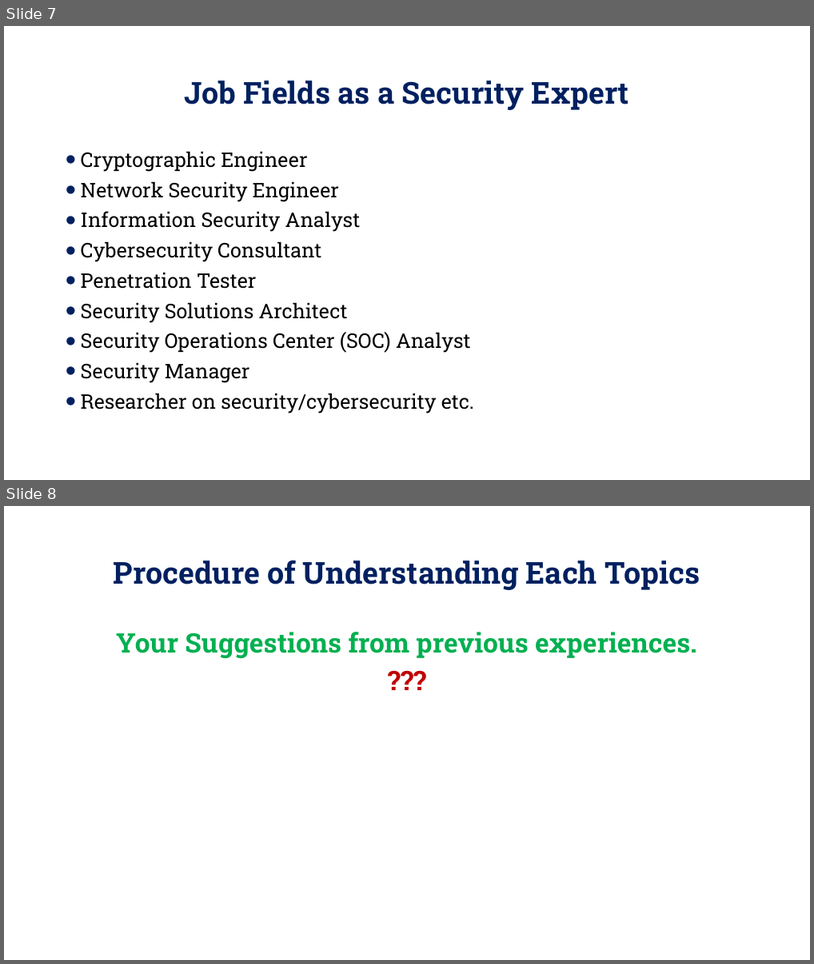
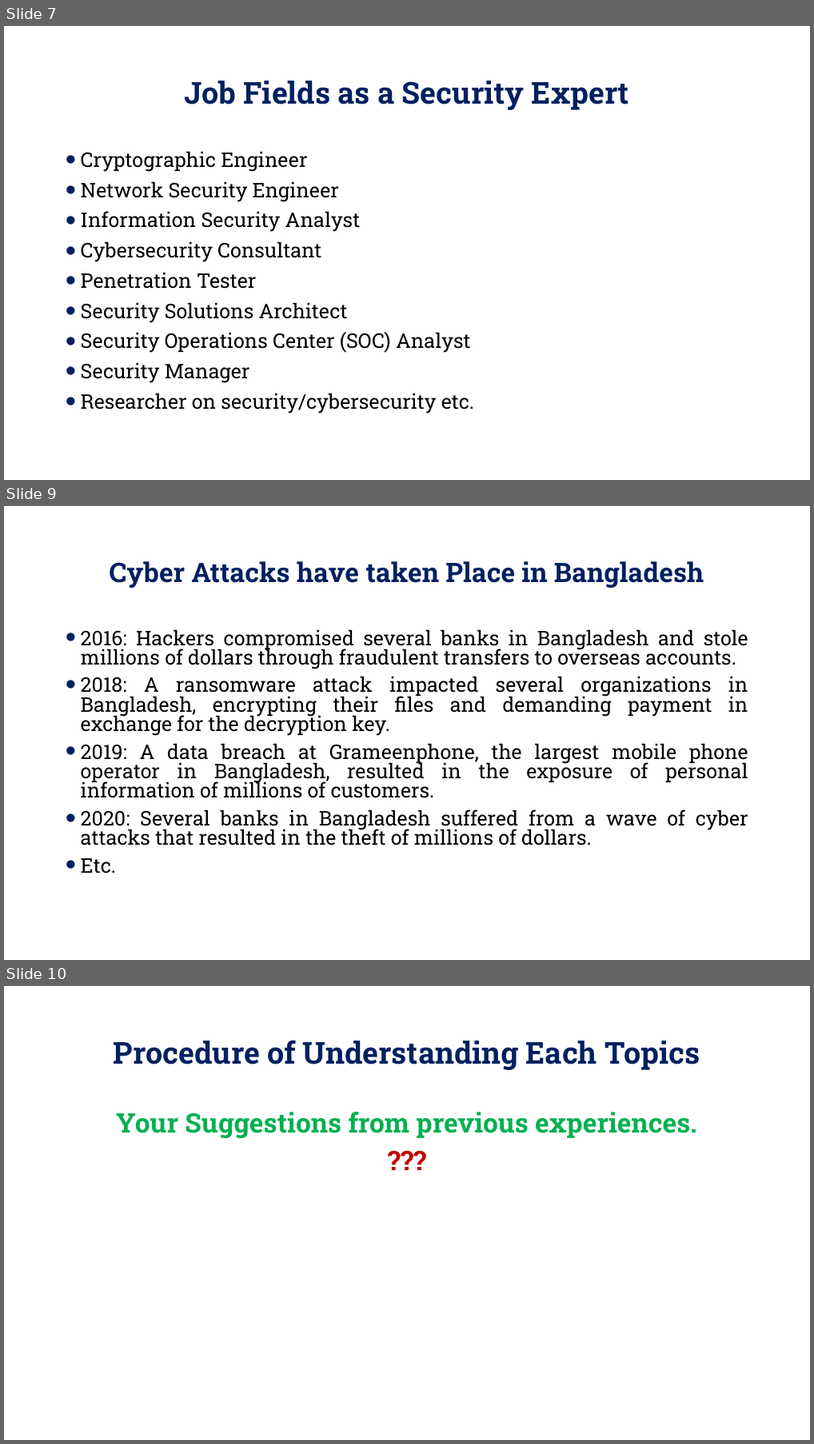
Before and after one commit to Alamgir-JUST/Lecture-Slides, a slide deck: Cryptography and Network Security/0. The beginning of the beginning.pptx. Shown one above the other, each under a label of ours: slides 7 and 8 before the commit, slides 7, 9 and 10 after it; the slides between them are not shown. The pictures are 814x964 and 814x1444 pixels, drawn with LibreOffice and Linux fonts; fonts in the diff are those of the drawing; background and template pictures are left out. Boxes give left, top, right and bottom in pixels: in the first picture for what was removed or moved away, otherwise in the second. Text is boxed around its words. In the diff, an @@ line names an element or a change of style, - is before the commit and + after.

```diff
--- a/Cryptography and Network Security/0. The beginning of the beginning.pptx
+++ b/Cryptography and Network Security/0. The beginning of the beginning.pptx
@@ slide 9 added at (4,506,810,960), background picture (left out) @@
@@ title added at (110,561,704,588), 32 pt, text #002060, bold @@
+Cyber Attacks have taken Place in Bangladesh
@@ text added at (81,629,749,873), 24 pt, text #000000 @@
+• 2016: Hackers compromised several banks in Bangladesh and stole millions of dollars through fraudulent transfers to overseas accounts.
+• 2018: A ransomware attack impacted several organizations in Bangladesh, encrypting their files and demanding payment in exchange for the decryption key.
+• 2019: A data breach at Grameenphone, the largest mobile phone operator in Bangladesh, resulted in the exposure of personal information of millions of customers.
+• 2020: Several banks in Bangladesh suffered from a wave of cyber attacks that resulted in the theft of millions of dollars.
+• Etc.
@@ what was slide 8 is now slide 10 @@
```
Also in this commit, not shown: 1 other slide added.
